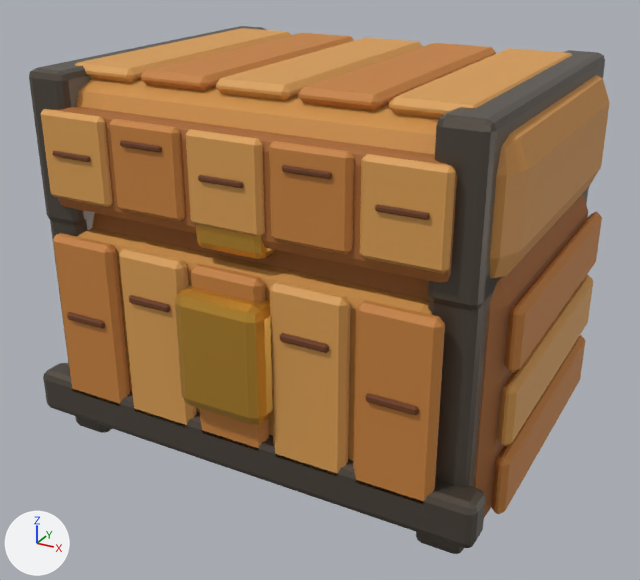
Renders of the glTF model src/game/models/treasure/treasure-chest.glb from each side of a commit.
The view is the same before and after, from a camera (50 mm lens) standing at (0.637, -1.192, 0.812) and looking at (0.01, -0.052, 0.242). Every picture has the same lights, and +X, +Y and +Z are marked at lower left. The older version comes first. Where no turn or scale is listed for an object, it has been applied to the vertices.

The first picture shows 'Treasure chest body', 'Treasure chest body band.001', 'Treasure chest lid band.001', 'Treasure chest lid front', 'Treasure chest lid wood', 'Treasure chest lock', 'Treasure chest lower band', 'Treasure chest wood detail front plank 1', 'Treasure chest wood detail front plank 2', 'Treasure chest wood detail front plank 4', 'Treasure chest wood detail front plank 5', 'Treasure chest wood detail lid front plank 5' and 26 more.
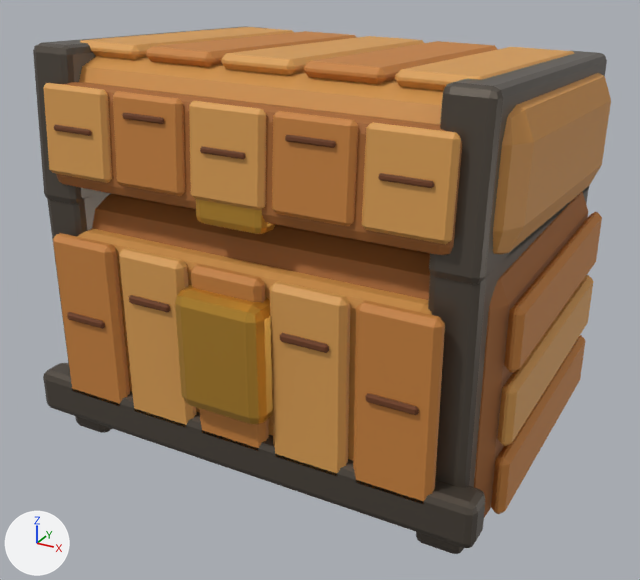
ob_treasure_chest_lid is not drawn itself; it is the parent of ob_treasure_chest_lid_band, ob_treasure_chest_lid_band_001, ob_treasure_chest_lid_front, ob_treasure_chest_lid_lock, ob_treasure_chest_lid_wood, ob_treasure_chest_wood_detail_lid_front_plank_1, ob_treasure_chest_wood_detail_lid_front_plank_2, ob_treasure_chest_wood_detail_lid_front_plank_3.

Edits to the scene script, one JSON object a line:
```json
{"op": "set", "path": "ob_treasure_chest_lid.rotation_euler", "old": "(0.0, 0.0, 0.0)", "new": "(-0.0672, 0.0, 0.0)", "note": "degrees (0, 0, 0) -> degrees (-3.9, 0, 0)"}
```

What differs and where, as boxes [x1, y1, x2, y2] in the pictures (640 x 580 px):
```json
{"object": "Treasure chest lid wood", "change": "turned", "before": [76, 75, 610, 279], "after": [79, 56, 611, 254]}
{"object": "Treasure chest lid band.001", "change": "turned", "before": [428, 50, 605, 310], "after": [429, 51, 607, 284]}
{"object": "Treasure chest lid front", "change": "turned", "before": [55, 106, 457, 283], "after": [56, 82, 462, 255]}
{"object": "Treasure chest wood detail lid front plank 5", "change": "turned", "before": [360, 154, 456, 273], "after": [362, 122, 461, 244]}
{"object": "Treasure chest wood detail lid front plank 4", "change": "turned", "before": [269, 141, 354, 254], "after": [272, 111, 359, 227]}
{"object": "Treasure chest wood detail lid front plank 3", "change": "turned", "before": [186, 129, 265, 237], "after": [189, 101, 267, 211]}
{"object": "Treasure chest wood detail lid front plank 2", "change": "turned", "before": [110, 119, 185, 222], "after": [113, 91, 185, 196]}
{"object": "Treasure chest wood detail lid top plank 4", "change": "turned", "before": [298, 43, 496, 111], "after": [304, 41, 498, 84]}
{"object": "Treasure chest wood detail lid front plank 1", "change": "turned", "before": [41, 109, 113, 207], "after": [43, 83, 112, 183]}
{"object": "Treasure chest wood detail lid top plank 5", "change": "turned", "before": [389, 48, 572, 119], "after": [395, 47, 574, 91]}
{"object": "Treasure chest wood detail lid top plank 3", "change": "turned", "before": [216, 38, 423, 101], "after": [221, 36, 424, 75]}
{"object": "Treasure chest wood detail lid top plank 2", "change": "turned", "before": [141, 33, 354, 91], "after": [146, 31, 357, 67]}
{"object": "Treasure chest lid band", "change": "turned", "before": [29, 26, 266, 226], "after": [33, 26, 261, 204]}
{"object": "Treasure chest wood detail lid top plank 1", "change": "turned", "before": [75, 28, 291, 83], "after": [80, 27, 293, 60]}
{"object": "Treasure chest lid lock", "change": "turned", "before": [196, 225, 275, 259], "after": [196, 199, 275, 234]}
{"object": "Treasure chest wood detail lid grain 5", "change": "turned", "before": [375, 204, 430, 220], "after": [379, 173, 434, 188]}
{"object": "Treasure chest wood detail lid grain 4", "change": "turned", "before": [282, 165, 332, 179], "after": [285, 135, 336, 148]}
{"object": "Treasure chest wood detail lid grain 3", "change": "turned", "before": [198, 175, 243, 188], "after": [200, 147, 246, 159]}
{"object": "Treasure chest wood detail lid grain 2", "change": "turned", "before": [120, 140, 162, 152], "after": [122, 113, 164, 124]}
{"object": "Treasure chest wood detail lid grain 1", "change": "turned", "before": [53, 151, 91, 162], "after": [54, 125, 92, 136]}
```
